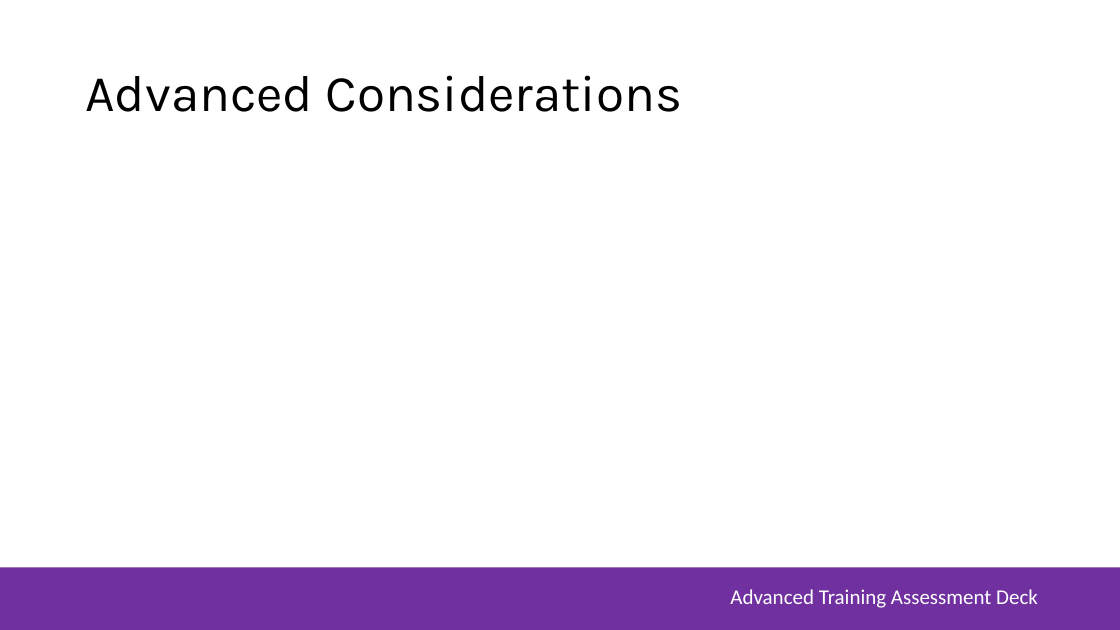
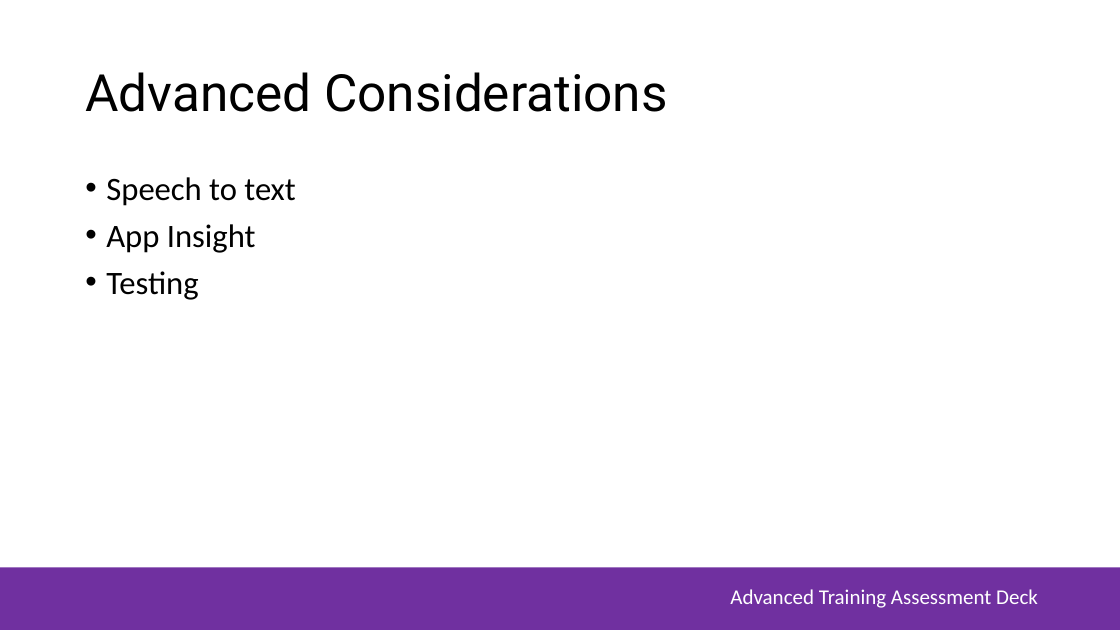
Before and after one commit to joshiefu/MSA_Phase2_WebApp, a slide deck: slide 9 of MSA-Assessment-Deck.pptx. Drawn at 1120x630 pixels with LibreOffice and Linux fonts; fonts in the diff are those of the drawing; background and template pictures are left out. Boxes give left, top, right and bottom in pixels: in the first picture for what was removed or moved away, otherwise in the second. Text is boxed around its words. In the diff, an @@ line names an element or a change of style, - is before the commit and + after.

```diff
--- a/MSA-Assessment-Deck.pptx
+++ b/MSA-Assessment-Deck.pptx
@@ title "Advanced Considerations" at (x1=85, y1=72, x2=668, y2=112): font Karla to Roboto @@
@@ text added at (x1=106, y1=177, x2=295, y2=300), 28 pt, text #000000 @@
+• Speech to text
+• App Insight
+• Testing
```
Also in this commit, not shown: 5 other slides changed, 6 slides added, 3 slides removed.
